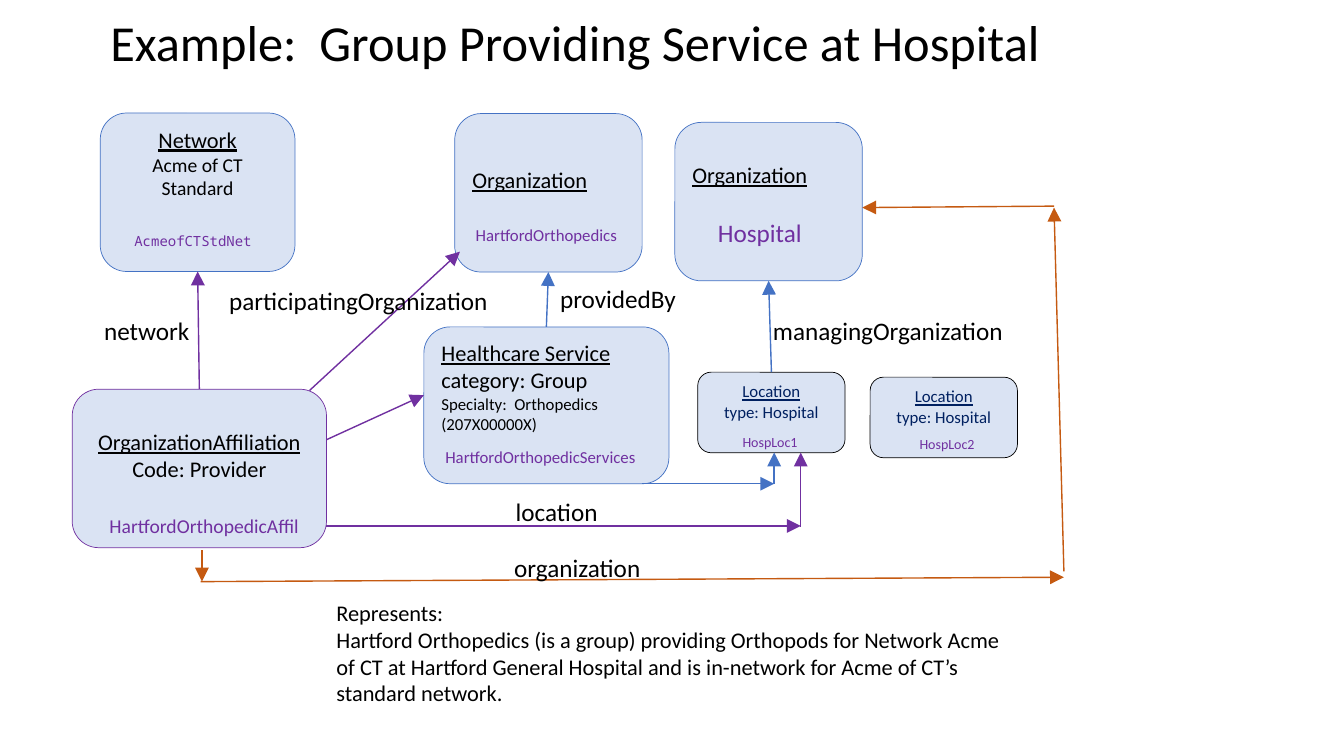
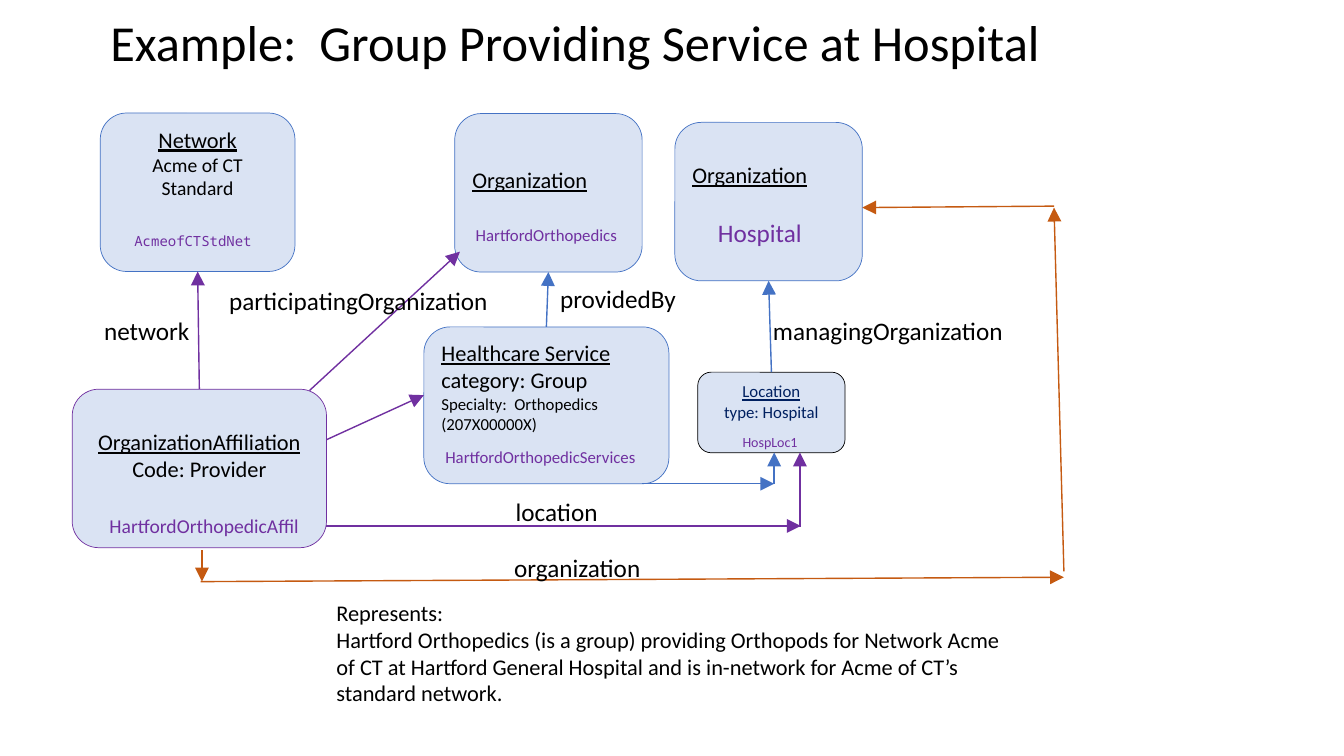
Before and after one commit to HL7/davinci-pdex-plan-net, a slide deck: slide 3 of fsh/ig-data/input/images/patterns.pptx. Drawn at 1344x756 pixels with LibreOffice and Linux fonts; fonts in the diff are those of the drawing. Boxes give left, top, right and bottom in pixels: in the first picture for what was removed or moved away, otherwise in the second. Text is boxed around its words. In the diff, an @@ line names an element or a change of style, - is before the commit and + after.

```diff
--- a/fsh/ig-data/input/images/patterns.pptx
+++ b/fsh/ig-data/input/images/patterns.pptx
@@ rounded rectangle removed at (870,377,1017,458) @@
-Location
-type: Hospital
@@ text removed at (920,440,975,452) @@
-HospLoc2
```
Also in this commit, not shown: 3 other slides changed, 3 other files.
